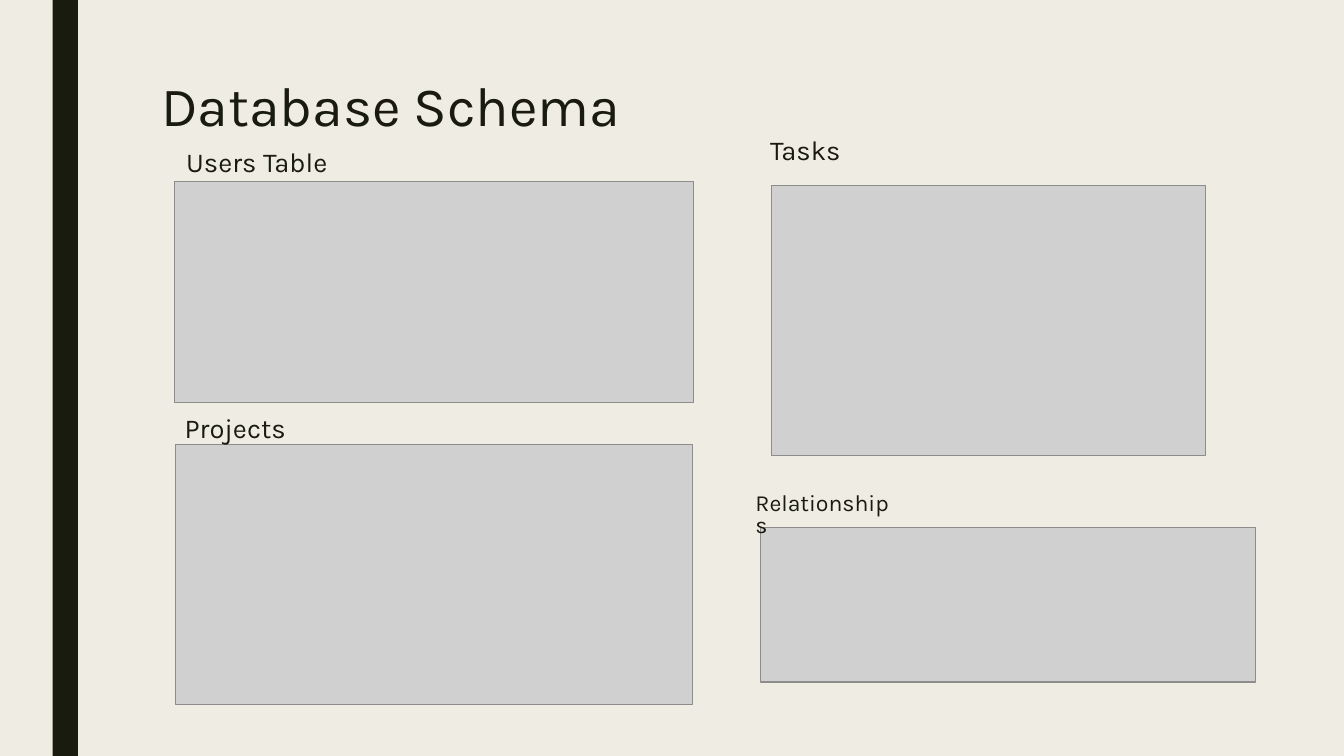
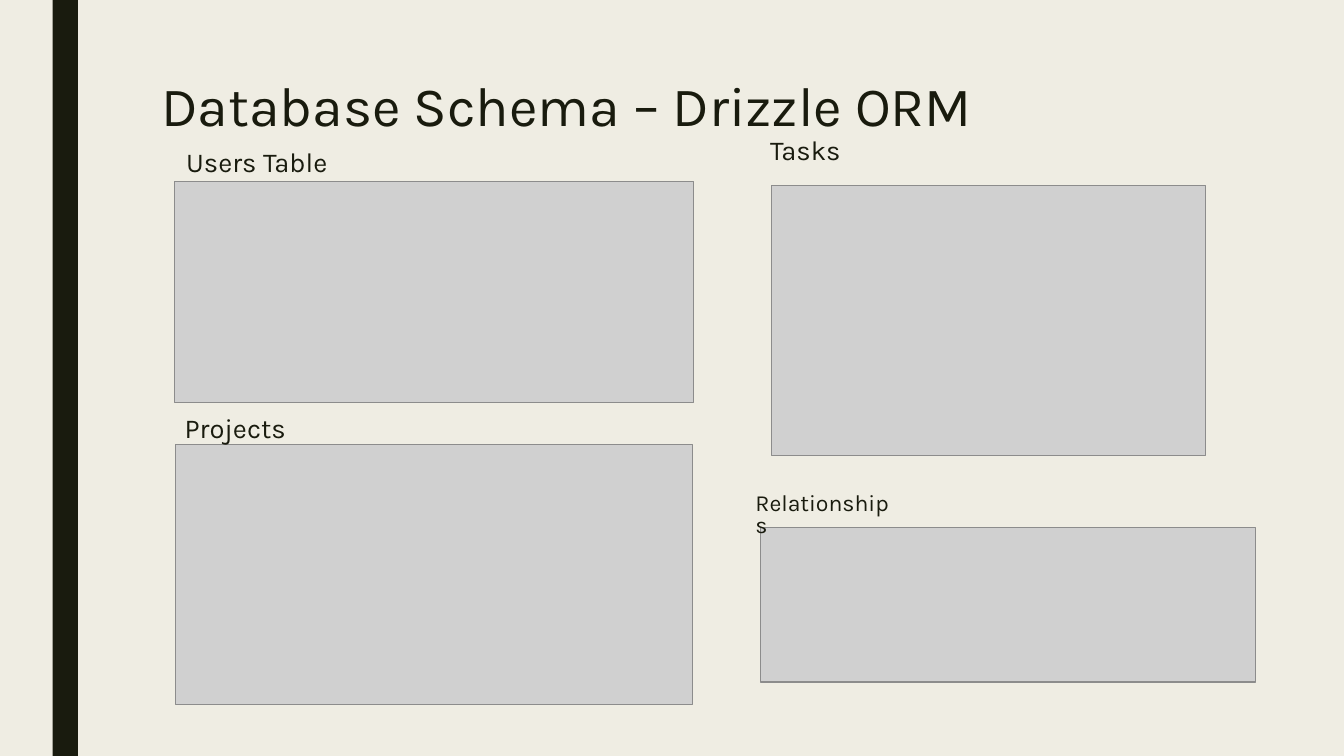
Before and after one commit to nimatshering/capstone-project, a slide deck: slide 9 of Presentation.pptx (slide 8 before the commit). Drawn at 1344x756 pixels with LibreOffice and Linux fonts; fonts in the diff are those of the drawing; grey boxes stand for pictures. Boxes give left, top, right and bottom in pixels: in the first picture for what was removed or moved away, otherwise in the second. Text is boxed around its words. In the diff, an @@ line names an element or a change of style, - is before the commit and + after.

```diff
--- a/Presentation.pptx
+++ b/Presentation.pptx
@@ title at (x1=161, y1=88, x2=972, y2=127): text changed @@
-Database Schema
+Database Schema – Drizzle ORM
```
Also in this commit, not shown: 2 other slides changed, 1 slide added, 1 other file.
